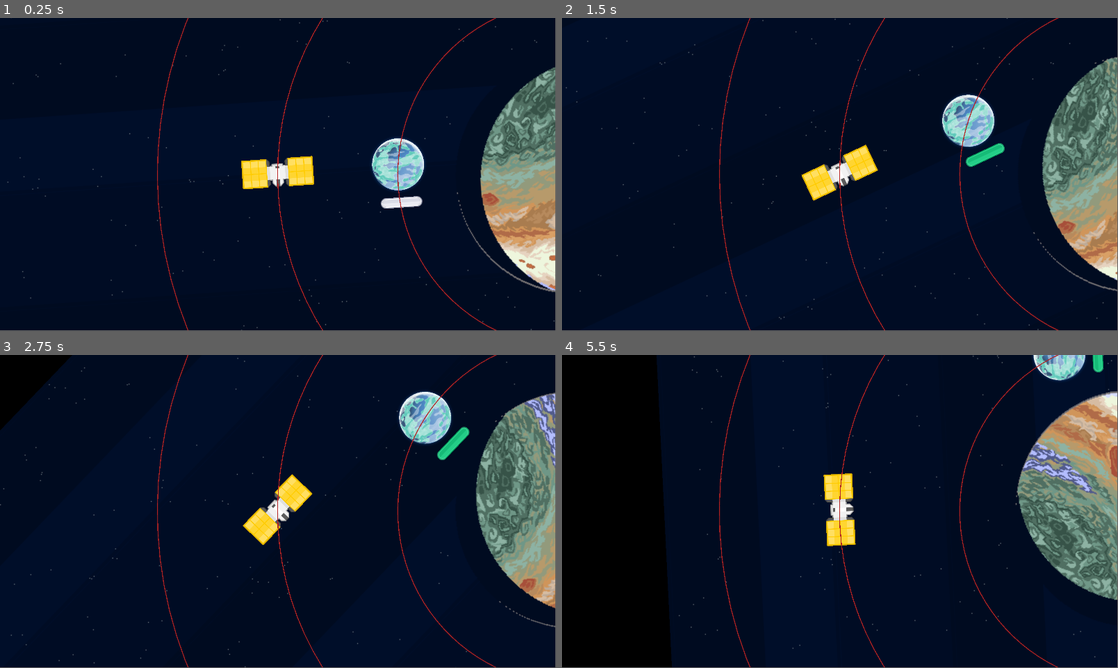
Above: before the commit, frames 1-4 (two rows, left to right).
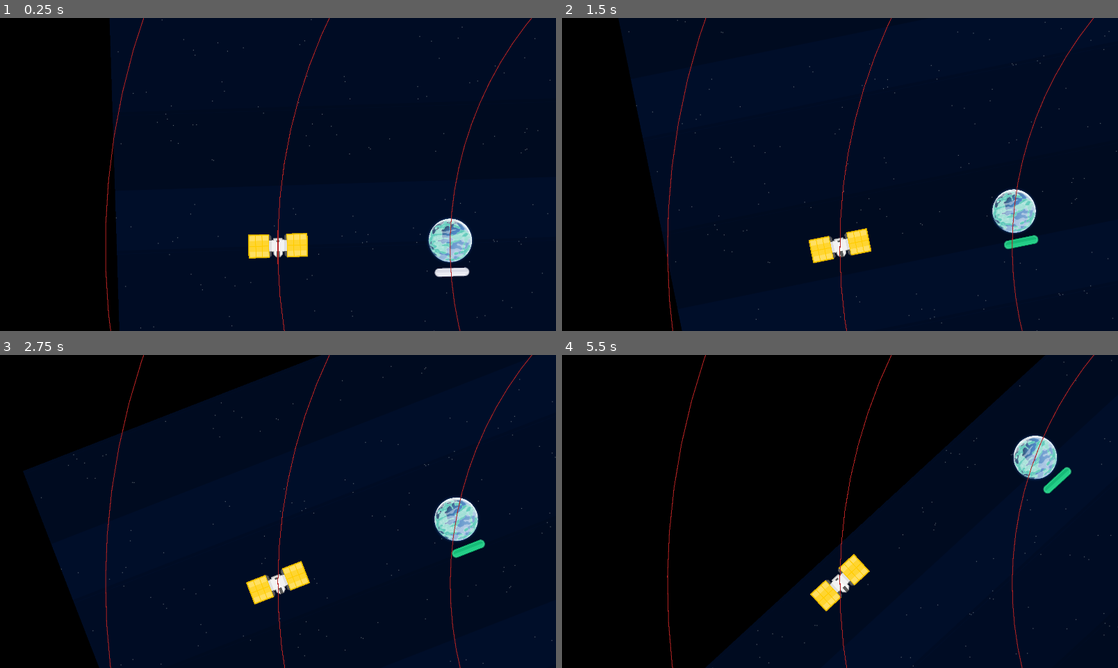
Above: after the commit, the same moments.

Repository: ThreeChooseOne/loopiter
Game: Godot game, scene res://main.tscn
Same seed, same stepped clock (60 frames per second), same inputs: the game is played once before the commit and once after it.
Inputs (mouse positions are in pixels of both pictures, inside the frame that each line leads up to):
- Up to frame 1 (0.25 s): no input
- Up to frame 2 (1.5 s): tap Enter at 0.5 s; move the mouse to (962, 158) at 0.52 s; hold Right 0.53-1.28 s; tap Space at 0.6, 0.77, 1.07, 1.35 s; click (962, 158) at 0.67 s; move the mouse to (728, 190) at 1.27 s; hold Down from 1.28 s (still down); click (728, 190) at 1.42 s
- Up to frame 3 (2.75 s): tap Space at 1.52, 1.82, 2.1 s; move the mouse to (333, 442) at 2.02 s; release Down at 2.03 s; hold Right from 2.03 s (still down); click (333, 442) at 2.17 s
- Up to frame 4 (5.5 s): move the mouse to (812, 574) at 2.77 s; release Right at 2.78 s; hold Up 2.78-3.53 s; tap Space at 2.85, 3.02, 3.32, 3.6, 3.77, 4.07, 4.35, 4.52, 4.82, 5.1 s; click (812, 574) at 2.92 s; move the mouse to (1006, 558) at 3.52 s; hold Left 3.53-5.03 s; click (1006, 558) at 3.67 s; move the mouse to (673, 464) at 4.27 s; click (673, 464) at 4.42 s; move the mouse to (867, 511) at 5.02 s; hold Down from 5.03 s (still down); click (867, 511) at 5.17 s
In our replay, the window is 799x449 before the commit and 800x450 after it. These sizes can differ from the game's own. Grey fills any space a smaller window leaves; there, only what the larger window draws over its background counts as a difference.

The runs differ from the first frame. In frame 1, 33% of the frame differs, in the area x 0-100%, y 0-100%; in frame 2, 29%; in frame 3, 30%; in frame 4, 49%.

Commit message:
Bigger orbits, camera adjustments and cleanup

Diff:
--- a/main.gd
+++ b/main.gd
@@ -4,6 +4,8 @@
 var max_viewport_size: Vector2
 const player_scene = preload("res://core/player.tscn")
 var player: OrbitingBody
+
+signal enter_key_pressed
 
 @onready var camera = %PlayerCamera
 
@@ -14,8 +16,8 @@
 	$JupiterBG_Container.size = max_viewport_size
 
 	# Add 5 orbits
-	var min_orbit_radius = 200
-	var max_orbit_radius = min(max_viewport_size.x, max_viewport_size.y)/2.2
+	var min_orbit_radius = 500
+	var max_orbit_radius = 1000
 
 	for n in 21:
 		# TODO: figure out the radius ranges
@@ -37,10 +39,18 @@
 	orbits[10].add_child(player)
 
 	# Hooks up signal to increment research meter
-	$PlayerCamera.enter_key_pressed.connect(gen_moon._on_enter_pressed)
+	enter_key_pressed.connect(gen_moon._on_enter_pressed)
 
 
 func _process(delta: float) -> void:
 	camera.position = player.position
 	var player_angle = player.progress_ratio * TAU
-	camera.rotation = player_angle + PI # Add PI to flip camera 180 degrees
+	# Add PI to flip camera 180 degrees
+	camera.rotation = player_angle + PI
+	# Move the camera 100 units "up" relative to the camera's perspective (transform)
+	camera.position += camera.transform.y.normalized() * -100
+
+func _input(event: InputEvent) -> void:
+	if event is InputEventKey and event.pressed:
+		if event.keycode == KEY_SPACE:
+			enter_key_pressed.emit()
--- a/main.tscn
+++ b/main.tscn
@@ -7,7 +7,6 @@
 [ext_resource type="Texture2D" uid="uid://bswv4joab5bvy" path="res://assets/background/jupiter-only.png" id="4_5vw27"]
 [ext_resource type="Texture2D" uid="uid://61ssauhjp5ex" path="res://assets/fuel.svg" id="4_7mycd"]
 [ext_resource type="Script" uid="uid://dn0poplegmhor" path="res://fuel_gauge.gd" id="5_7mycd"]
-[ext_resource type="Script" uid="uid://bgkk2i7hxraho" path="res://player_camera.gd" id="9_kek77"]
 
 [node name="Main" type="Node2D"]
 script = ExtResource("1_ynt7j")
@@ -45,5 +44,4 @@
 [node name="PlayerCamera" type="Camera2D" parent="."]
 unique_name_in_owner = true
 ignore_rotation = false
-zoom = Vector2(3, 3)
-script = ExtResource("9_kek77")
+zoom = Vector2(2.5, 2.5)
--- a/player_camera.gd
+++ /dev/null
@@ -1,83 +0,0 @@
-extends Camera2D
-
-signal enter_key_pressed
-
-signal camera_zoom_changed
-
-var max_viewport_size: Vector2
-
-var ZOOM_MAX: Vector2 = 2.0 * Vector2.ONE
-var ZOOM_MIN: Vector2 = 1.0 * Vector2.ONE
-var ZOOM_SPD: Vector2 = 0.01 * Vector2.ONE
-
-func _ready() -> void:
-	max_viewport_size = get_viewport_rect().size
-	update_camera_position(Vector2(0,0))
-
-func _input(event: InputEvent):
-	if handle_movement_input(event):
-		return
-	if handle_scroll_input(event):
-		camera_zoom_changed.emit(zoom)
-		return
-
-	if event is InputEventKey and event.pressed:
-		if event.keycode == KEY_SPACE:  # Space key
-			enter_key_pressed.emit()
-	pass
-
-func handle_movement_input(event: InputEvent) -> bool:
-	if event is not InputEventKey:
-		return false
-	var movement_step: float = 50.0
-
-	if event.pressed and event.keycode == KEY_UP:
-		update_camera_position(movement_step * Vector2.UP)
-		return true
-	if event.pressed and event.keycode == KEY_DOWN:
-		update_camera_position(movement_step * Vector2.DOWN)
-		return true
-	if event.pressed and event.keycode == KEY_LEFT:
-		update_camera_position(movement_step * Vector2.LEFT)
-		return true
-	if event.pressed and event.keycode == KEY_RIGHT:
-		update_camera_position(movement_step * Vector2.RIGHT)
-		return true
-
-	return false
-
-func handle_scroll_input(event: InputEvent):
-	if event is InputEventKey:
-		if event.pressed and event.keycode == KEY_EQUAL:
-			zoom = ZOOM_MAX.min(zoom + ZOOM_SPD*10)
-		if event.pressed and event.keycode == KEY_MINUS:
-			zoom = ZOOM_MIN.max(zoom - ZOOM_SPD*10)
-
-	if event is not InputEventMouseButton:
-		return false
-	var emb = event as InputEventMouseButton
-	if emb.is_pressed():
-		if emb.button_index == MOUSE_BUTTON_WHEEL_UP:
-			zoom = ZOOM_MAX.min(zoom + ZOOM_SPD)
-		elif emb.button_index == MOUSE_BUTTON_WHEEL_DOWN:
-			zoom = ZOOM_MIN.max(zoom - ZOOM_SPD)
-	update_camera_position(Vector2.ZERO)
-	return false
-
-func update_camera_position(delta: Vector2):
-	var new_pos = position + delta
-	new_pos = new_pos.max(get_camera_lower_limit())
-	new_pos = new_pos.min(get_camera_upper_limit())
-	position = new_pos
-
-func get_main_viewport_size() -> Vector2:
-	return get_parent().max_viewport_size
-
-func get_camera_upper_limit() -> Vector2:
-	return get_main_viewport_size() - get_camera_size()/2
-
-func get_camera_lower_limit() -> Vector2:
-	return get_camera_size()/2
-
-func get_camera_size() -> Vector2:
-	return get_main_viewport_size()/zoom
--- a/project.godot
+++ b/project.godot
@@ -18,6 +18,7 @@
 
 window/size/viewport_width=1920
 window/size/viewport_height=1080
+window/stretch/mode="viewport"
 
 [input]
 
Not shown: 1 places in main.tscn that only renumber resources
Not shown, removed: player_camera.gd.uid
